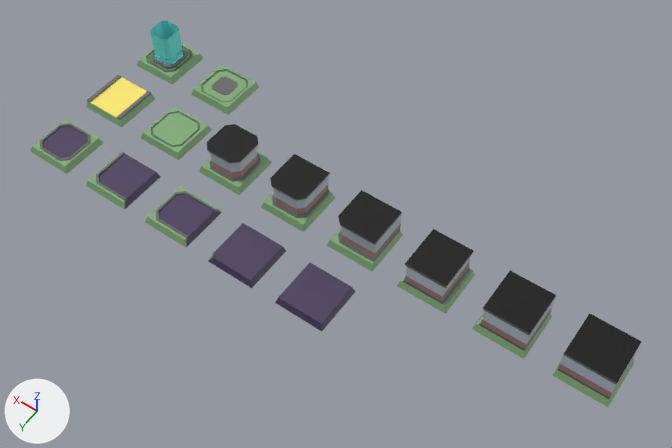
A saved change to the glTF model SpeedJamGame/assets/obj/tiles.glb.
Both versions are drawn from a 50 mm camera at (-66.3, 56.8, 88.3) aimed at (-26.5, 1.1, 0.7). The axes (+X, +Y, +Z) are drawn at lower left. The lights are the same throughout.

The first picture shows 'Tile.Slow O', 'Tile.Slow.F', 'Tile.Slow.IC', 'Tile.Slow.LB', 'Tile.Slow.P', 'Tile.TP', 'Tile.Wall', 'Tile.Wall.F', 'Tile.Wall.I', 'Tile.Wall.L', 'Tile.Wall.P', 'Tile.Wall.T'.
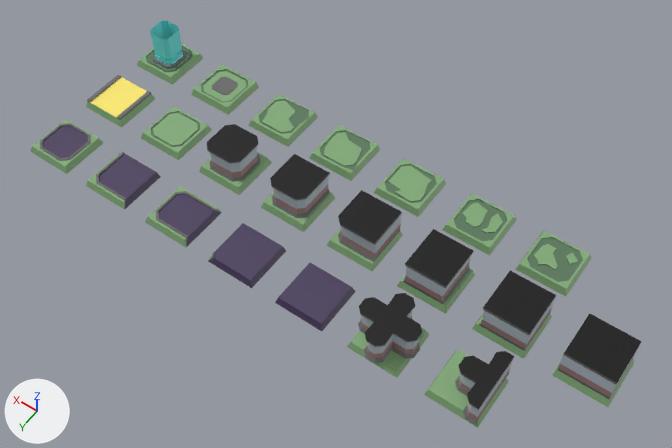
Pixel boxes [x1, y1, x2, y2] of what changed, in the pictures (672 x 448 px):
'Tile.Wall.001', added (black): after [347, 293, 429, 378]
    faces in mat_wallblack (black #000000): [359, 293, 422, 346]
    faces in mat_floor (green #83ac79): [347, 328, 429, 378]
    faces in mat_wallwhite (light grey #bec9d4): [361, 311, 419, 354]
    faces in mat_wallgray (dark grey #696969): [358, 307, 422, 363]
    faces in mat_wallpink (brown #a78181): [361, 318, 418, 359]
'Tile.Wall.002', added: after [424, 349, 514, 427]
    faces in mat_floor (green #83ac79): [424, 349, 509, 427]
    faces in mat_wallblack (black #000000): [459, 351, 514, 409]
    faces in mat_wallwhite (light grey #bec9d4): [459, 360, 513, 417]
    faces in mat_wallgray (dark grey #696969): [455, 358, 514, 425]
    faces in mat_wallpink (brown #a78181): [458, 369, 510, 421]
'Tile.Variant.05', added (green): after [515, 231, 592, 296]
    faces in mat_floor (green #83ac79): [515, 231, 592, 296]
    faces in mat_floormark (dark green #5c7a5d): [527, 237, 583, 282]
'Tile.Variant.04', added (green): after [442, 193, 517, 256]
    faces in mat_floor (green #83ac79): [442, 193, 517, 256]
    faces in mat_floormark (dark green #5c7a5d): [454, 199, 508, 241]
'Tile.Variant.03', added (green): after [374, 158, 446, 217]
    faces in mat_floor (green #83ac79): [374, 158, 446, 217]
    faces in mat_floormark (dark green #5c7a5d): [385, 164, 437, 203]
'Tile.Variant.02', added (green): after [309, 125, 380, 181]
    faces in mat_floor (green #83ac79): [309, 125, 380, 181]
    faces in mat_floormark (dark green #5c7a5d): [320, 130, 370, 170]
'Tile.Variant.01', added (green): after [248, 94, 318, 147]
    faces in mat_floor (green #83ac79): [248, 94, 318, 147]
    faces in mat_floormark (dark green #5c7a5d): [259, 99, 309, 134]

What changed in the scene script:
```text
Add me_cube_018:
    me_cube_018.from_pydata(...)  # 65 vertices, 122 faces; spans x -3.3..3.3, y -3.3..3.3, z -1.0..0.0
    # faces by material slot: [42, 80]
    me_cube_018.materials.append(mat_floor)  # green #83ac79
    me_cube_018.materials.append(mat_floormark)  # dark green #5c7a5d
Add me_cube_014:
    me_cube_014.from_pydata(...)  # 68 vertices, 128 faces; spans x -3.3..3.3, y -3.3..3.3, z -1.0..0.0
    # faces by material slot: [43, 85]
    me_cube_014.materials.append(mat_floor)  # green #83ac79
    me_cube_014.materials.append(mat_floormark)  # dark green #5c7a5d
Add me_cube_013:
    me_cube_013.from_pydata(...)  # 54 vertices, 100 faces; spans x -3.3..3.3, y -3.3..3.3, z -1.0..0.0
    # faces by material slot: [38, 62]
    me_cube_013.materials.append(mat_floor)  # green #83ac79
    me_cube_013.materials.append(mat_floormark)  # dark green #5c7a5d
Add me_cube_012:
    me_cube_012.from_pydata(...)  # 54 vertices, 100 faces; spans x -3.3..3.3, y -3.3..3.3, z -1.0..0.0
    # faces by material slot: [38, 62]
    me_cube_012.materials.append(mat_floor)  # green #83ac79
    me_cube_012.materials.append(mat_floormark)  # dark green #5c7a5d
Add me_cube_009:
    me_cube_009.from_pydata(...)  # 54 vertices, 100 faces; spans x -3.3..3.3, y -3.3..3.3, z -1.0..0.0
    # faces by material slot: [38, 62]
    me_cube_009.materials.append(mat_floor)  # green #83ac79
    me_cube_009.materials.append(mat_floormark)  # dark green #5c7a5d
Add me_cube_007:
    me_cube_007.from_pydata(...)  # 80 vertices, 148 faces; spans x -3.31..3.3, y -3.7..3.7, z -1.0..3.58
    # faces by material slot: [18, 72, 24, 24, 10]
    me_cube_007.materials.append(mat_floor)  # green #83ac79
    me_cube_007.materials.append(mat_wallgray)  # dark grey #696969
    me_cube_007.materials.append(mat_wallpink)  # brown #a78181
    me_cube_007.materials.append(mat_wallwhite)  # light grey #bec9d4
    me_cube_007.materials.append(mat_wallblack)  # black #000000
Add me_cube_006:
    me_cube_006.from_pydata(...)  # 128 vertices, 242 faces; spans x -3.7..3.7, y -3.7..3.7, z -1.0..3.58
    # faces by material slot: [24, 120, 40, 40, 18]
    me_cube_006.materials.append(mat_floor)  # green #83ac79
    me_cube_006.materials.append(mat_wallgray)  # dark grey #696969
    me_cube_006.materials.append(mat_wallpink)  # brown #a78181
    me_cube_006.materials.append(mat_wallwhite)  # light grey #bec9d4
    me_cube_006.materials.append(mat_wallblack)  # black #000000
Add ob_tile_variant_05:
    ob_tile_variant_05 = bpy.data.objects.new('Tile.Variant.05', me_cube_018)
    ob_tile_variant_05.location = (-50.0, -10.0, 0.0)
Add ob_tile_variant_04:
    ob_tile_variant_04 = bpy.data.objects.new('Tile.Variant.04', me_cube_014)
    ob_tile_variant_04.location = (-40.0, -10.0, 0.0)
Add ob_tile_variant_03:
    ob_tile_variant_03 = bpy.data.objects.new('Tile.Variant.03', me_cube_013)
    ob_tile_variant_03.location = (-30.0, -10.0, 0.0)
Add ob_tile_variant_02:
    ob_tile_variant_02 = bpy.data.objects.new('Tile.Variant.02', me_cube_012)
    ob_tile_variant_02.location = (-20.0, -10.0, 0.0)
Add ob_tile_variant_01:
    ob_tile_variant_01 = bpy.data.objects.new('Tile.Variant.01', me_cube_009)
    ob_tile_variant_01.location = (-10.0, -10.0, 0.0)
Add ob_tile_wall_002:
    ob_tile_wall_002 = bpy.data.objects.new('Tile.Wall.002', me_cube_007)
    ob_tile_wall_002.location = (-50.0, 10.0, 0.0)
Add ob_tile_wall_001:
    ob_tile_wall_001 = bpy.data.objects.new('Tile.Wall.001', me_cube_006)
    ob_tile_wall_001.location = (-40.0, 10.0, 0.0)
```
